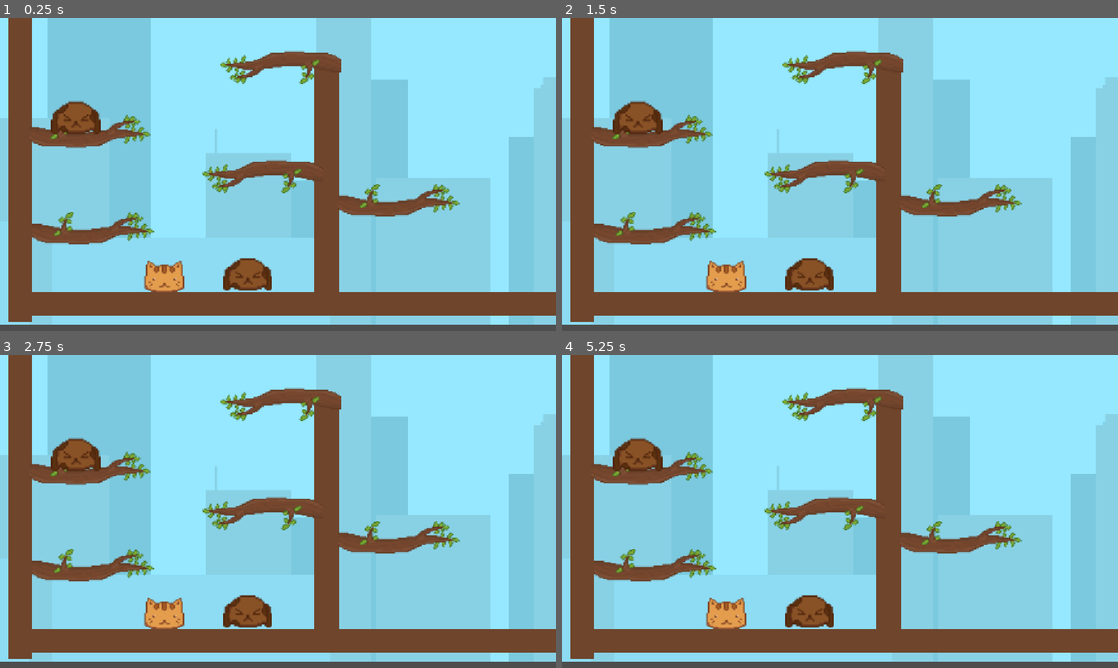
Above: before the commit, frames 1-4 (two rows, left to right).
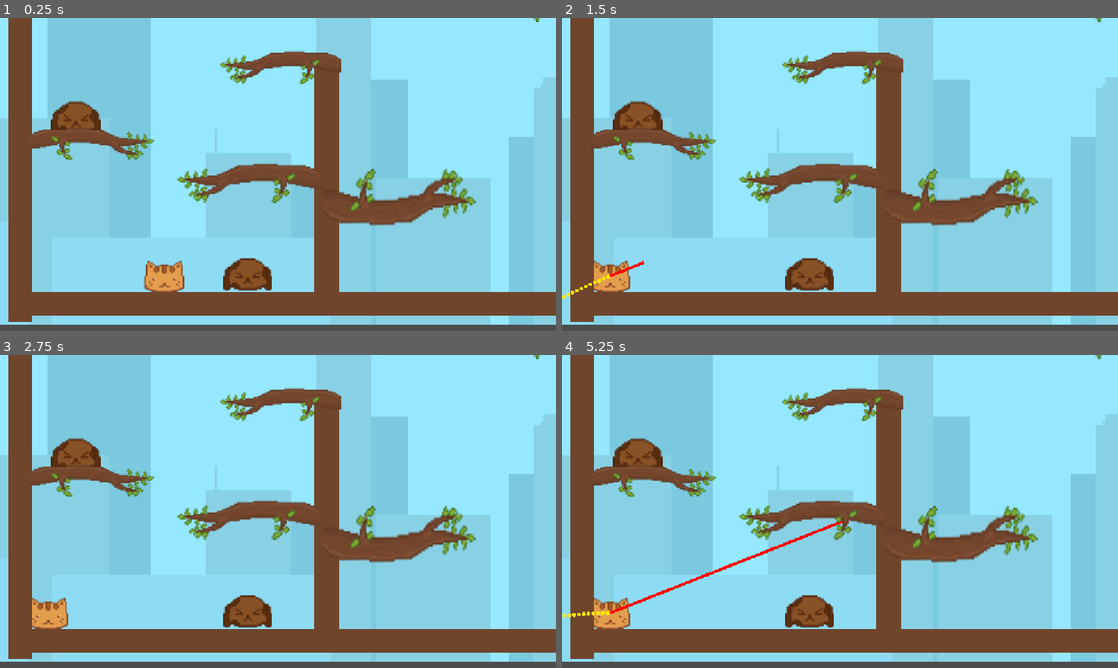
Above: after the commit, the same moments.

Repository: Michael-Schneider97/Purrkour
Game: Godot game, scene res://dragandlaunch.tscn
Same seed, same stepped clock (60 frames per second), same inputs: the game is played once before the commit and once after it.
Inputs (mouse positions are in pixels of both pictures, inside the frame that each line leads up to):
- Up to frame 1 (0.25 s): no input
- Up to frame 2 (1.5 s): tap Enter at 0.5 s; move the mouse to (962, 158) at 0.52 s; click (962, 158) at 0.67 s; tap Space at 1.25 s; drag from (728, 190) to (812, 271) at 1.27 s
- Up to frame 3 (2.75 s): move the mouse to (333, 442) at 2.02 s; click (333, 442) at 2.17 s
- Up to frame 4 (5.25 s): tap Enter at 2.75 s; drag from (812, 574) to (673, 464) at 2.77 s; move the mouse to (1006, 558) at 3.52 s; click (1006, 558) at 3.67 s; tap Space at 4.25 s; drag from (673, 464) to (812, 608) at 4.27 s; move the mouse to (867, 511) at 5.02 s; click (867, 511) at 5.17 s

The runs differ from the first frame. In frame 1, 5.2% of the frame differs, in the area x 5-98%, y 0-73%; in frame 2, 6.5%; in frame 3, 6.5%; in frame 4, 6.9%, in the area x 0-98%, y 0-88%.
Error before the commit: Parse Error: Preload file "res://dot.png" does not exist. (res://scripts/cat.gd:19)

Commit message:
fixed some of the branch hit boxes

Diff:
--- a/Prototype_Launch_v002/branch_1.tscn
+++ b/Prototype_Launch_v002/branch_1.tscn
@@ -1,6 +1,6 @@
 [gd_scene format=3 uid="uid://v6hkfarbrg8f"]
 
-[ext_resource type="Texture2D" uid="uid://cue0wnuvocs7w" path="res://assets/Screenshot_2026-10-03_at_5.42.01_PM-removebg-preview.png" id="1_5oa8f"]
+[ext_resource type="Texture2D" uid="uid://bnqw3tjmdj0c8" path="res://assets/branch 3 cats long.png" id="1_5oa8f"]
 
 [sub_resource type="RectangleShape2D" id="RectangleShape2D_dea21"]
 size = Vector2(407, 21.5)
@@ -8,8 +8,8 @@
 [node name="Branch1" type="StaticBody2D" unique_id=1219924473]
 
 [node name="Sprite2D" type="Sprite2D" parent="." unique_id=1112887513]
-position = Vector2(90, 240)
-scale = Vector2(0.7960064, 0.57201046)
+position = Vector2(45, 290)
+scale = Vector2(4.6417103, 4.098505)
 texture = ExtResource("1_5oa8f")
 
 [node name="CollisionShape2D" type="CollisionShape2D" parent="." unique_id=284578608]
--- a/Prototype_Launch_v002/dragandlaunch.tscn
+++ b/Prototype_Launch_v002/dragandlaunch.tscn
@@ -6,6 +6,7 @@
 [ext_resource type="Texture2D" uid="uid://bgf0urpvkw8cb" path="res://assets/inf151_concept_background.png" id="7_0shoj"]
 [ext_resource type="PackedScene" uid="uid://beimu7rgdhtg5" path="res://lost_pet.tscn" id="7_5hl24"]
 [ext_resource type="PackedScene" uid="uid://kig5uc50uhbs" path="res://win_screen.tscn" id="7_5lan0"]
+[ext_resource type="PackedScene" uid="uid://v6hkfarbrg8f" path="res://branch_1.tscn" id="8_0shoj"]
 [ext_resource type="PackedScene" uid="uid://b5v0vevyfx3me" path="res://winTrigger.tscn" id="8_5lan0"]
 
 [sub_resource type="RectangleShape2D" id="RectangleShape2D_dea21"]
@@ -15,44 +16,31 @@
 
 [node name="Cat" parent="." unique_id=708037495 groups=["Player"] instance=ExtResource("1_a8u4a")]
 
-[node name="Branch3" type="StaticBody2D" parent="." unique_id=548935424]
-position = Vector2(-39, -241)
-
-[node name="Sprite2D" type="Sprite2D" parent="Branch3" unique_id=343356009]
-position = Vector2(261.22784, 226.30156)
-rotation = 3.1415927
-scale = Vector2(5.24433, 4.99858)
-texture = ExtResource("2_a8u4a")
-
-[node name="CollisionShape2D" type="CollisionShape2D" parent="Branch3" unique_id=1251564968]
-position = Vector2(130, 197)
-shape = SubResource("RectangleShape2D_dea21")
-
-[node name="StaticBody2D3" parent="." unique_id=1099579288 instance=ExtResource("4_dea21")]
+[node name="Floor" parent="." unique_id=1099579288 instance=ExtResource("4_dea21")]
 position = Vector2(1465, 688)
 scale = Vector2(150, 5)
 
-[node name="StaticBody2D8" parent="." unique_id=705053466 instance=ExtResource("4_dea21")]
+[node name="Ceiling" parent="." unique_id=705053466 instance=ExtResource("4_dea21")]
 position = Vector2(1428, -2196)
 scale = Vector2(150, 5)
 
-[node name="StaticBody2D6" parent="." unique_id=1395762892 instance=ExtResource("4_dea21")]
+[node name="Floor2" parent="." unique_id=1395762892 instance=ExtResource("4_dea21")]
 position = Vector2(887.9999, -1063.0001)
 scale = Vector2(100, 5)
 
-[node name="StaticBody2D4" parent="." unique_id=823149707 instance=ExtResource("4_dea21")]
+[node name="LeftWall" parent="." unique_id=823149707 instance=ExtResource("4_dea21")]
 position = Vector2(-66, -736)
 scale = Vector2(5, 150)
 
-[node name="StaticBody2D7" parent="." unique_id=1250587272 instance=ExtResource("4_dea21")]
+[node name="RightWall" parent="." unique_id=1250587272 instance=ExtResource("4_dea21")]
 position = Vector2(2927, -731)
 scale = Vector2(5, 150)
 
-[node name="StaticBody2D5" parent="." unique_id=537936960 instance=ExtResource("4_dea21")]
+[node name="MiddWall" parent="." unique_id=537936960 instance=ExtResource("4_dea21")]
 position = Vector2(1203, 170.00006)
 scale = Vector2(5, 50)
 
-[node name="StaticBody2D9" parent="." unique_id=1662505058 instance=ExtResource("4_dea21")]
+[node name="TopMidWall" parent="." unique_id=1662505058 instance=ExtResource("4_dea21")]
 position = Vector2(1881, -1085)
 scale = Vector2(5, 50)
 
@@ -74,73 +62,6 @@
 position = Vector2(-25, -1387)
 scale = Vector2(6.6078243, 6.8011847)
 
-[node name="Branch4" type="StaticBody2D" parent="." unique_id=322417935]
-position = Vector2(-20, 160)
-
-[node name="Sprite2D" type="Sprite2D" parent="Branch4" unique_id=1939183590]
-position = Vector2(255, 226.302)
-rotation = 3.1415927
-scale = Vector2(5.24433, 4.99858)
-texture = ExtResource("2_a8u4a")
-
-[node name="CollisionShape2D" type="CollisionShape2D" parent="Branch4" unique_id=922161223]
-position = Vector2(130, 197)
-shape = SubResource("RectangleShape2D_dea21")
-
-[node name="Branch5" type="StaticBody2D" parent="." unique_id=1843530412]
-position = Vector2(1198, 376)
-rotation = 3.1415927
-
-[node name="Sprite2D" type="Sprite2D" parent="Branch5" unique_id=48805121]
-position = Vector2(261.22784, 226.30156)
-rotation = 3.1415927
-scale = Vector2(5.24433, 4.99858)
-texture = ExtResource("2_a8u4a")
-
-[node name="CollisionShape2D" type="CollisionShape2D" parent="Branch5" unique_id=1789026479]
-position = Vector2(130, 197)
-shape = SubResource("RectangleShape2D_dea21")
-
-[node name="Branch6" type="StaticBody2D" parent="." unique_id=2003042895]
-position = Vector2(1818, -1790)
-
-[node name="Sprite2D" type="Sprite2D" parent="Branch6" unique_id=814429561]
-position = Vector2(261.22784, 226.30156)
-rotation = 3.1415927
-scale = Vector2(5.24433, 4.99858)
-texture = ExtResource("2_a8u4a")
-
-[node name="CollisionShape2D" type="CollisionShape2D" parent="Branch6" unique_id=1013421981]
-position = Vector2(130, 197)
-shape = SubResource("RectangleShape2D_dea21")
-
-[node name="Branch7" type="StaticBody2D" parent="." unique_id=1835064056]
-position = Vector2(1915, -833)
-
-[node name="Sprite2D" type="Sprite2D" parent="Branch7" unique_id=1743529455]
-position = Vector2(261.22784, 226.30156)
-rotation = 3.1415927
-scale = Vector2(5.24433, 4.99858)
-texture = ExtResource("2_a8u4a")
-
-[node name="CollisionShape2D" type="CollisionShape2D" parent="Branch7" unique_id=936151861]
-position = Vector2(130, 197)
-shape = SubResource("RectangleShape2D_dea21")
-
-[node name="Branch8" type="StaticBody2D" parent="." unique_id=1979393543]
-position = Vector2(2899, 242)
-rotation = 3.1415927
-
-[node name="Sprite2D" type="Sprite2D" parent="Branch8" unique_id=1831042773]
-position = Vector2(261.228, 200)
-rotation = 3.1415927
-scale = Vector2(5.24433, 4.99858)
-texture = ExtResource("2_a8u4a")
-
-[node name="CollisionShape2D" type="CollisionShape2D" parent="Branch8" unique_id=2116858032]
-position = Vector2(130, 197)
-shape = SubResource("RectangleShape2D_dea21")
-
 [node name="Branch9" type="StaticBody2D" parent="." unique_id=2041006645]
 position = Vector2(1273, -75)
 rotation = 3.1415927
@@ -152,19 +73,6 @@
 texture = ExtResource("2_a8u4a")
 
 [node name="CollisionShape2D" type="CollisionShape2D" parent="Branch9" unique_id=533179788]
-position = Vector2(130, 197)
-shape = SubResource("RectangleShape2D_dea21")
-
-[node name="Branch10" type="StaticBody2D" parent="." unique_id=192179411]
-position = Vector2(1242, 44)
-
-[node name="Sprite2D" type="Sprite2D" parent="Branch10" unique_id=1627834444]
-position = Vector2(261.22784, 226.30156)
-rotation = 3.1415927
-scale = Vector2(5.24433, 4.99858)
-texture = ExtResource("2_a8u4a")
-
-[node name="CollisionShape2D" type="CollisionShape2D" parent="Branch10" unique_id=978863521]
 position = Vector2(130, 197)
 shape = SubResource("RectangleShape2D_dea21")
 
@@ -205,10 +113,6 @@
 scale = Vector2(5.24433, 4.99858)
 texture = ExtResource("2_a8u4a")
 
-[node name="CollisionShape2D" type="CollisionShape2D" parent="Branch13" unique_id=1038970714]
-position = Vector2(175.25, 210.625)
-shape = SubResource("RectangleShape2D_dea21")
-
 [node name="LostPet5" parent="." unique_id=451098024 instance=ExtResource("7_5hl24")]
 position = Vector2(146.00012, -1791)
 
@@ -218,4 +122,32 @@
 scale = Vector2(2.3786457, 2.8249998)
 texture = ExtResource("7_0shoj")
 
+[node name="Branches" type="Node" parent="." unique_id=1459094198]
+
+[node name="Branch5" parent="Branches" unique_id=1219924473 instance=ExtResource("8_0shoj")]
+position = Vector2(2202.9998, -1411.9999)
+rotation = -0.02922871
+scale = Vector2(-1.1083069, 2.6068358)
+skew = 0.017881155
+
+[node name="Branch1" parent="Branches" unique_id=1107031445 instance=ExtResource("8_0shoj")]
+position = Vector2(821, -244.00009)
+scale = Vector2(1.3455971, 1.44)
+
+[node name="Branch3" parent="Branches" unique_id=1279191805 instance=ExtResource("8_0shoj")]
+position = Vector2(2584.0002, -471)
+rotation = 3.1415925
+scale = Vector2(-1.3176744, -1.7499874)
+
+[node name="Branch2" parent="Branches" unique_id=1841133634 instance=ExtResource("8_0shoj")]
+position = Vector2(282.00003, -333)
+rotation = -3.1415927
+scale = Vector2(1.1599988, -1.2)
+
+[node name="Branch4" parent="Branches" unique_id=924601864 instance=ExtResource("8_0shoj")]
+position = Vector2(1573, 864.99976)
+rotation = 3.1297126
+scale = Vector2(1.4169266, 2.069484)
+skew = 0.0051443577
+
 [connection signal="body_entered" from="winTrigger" to="winTrigger" method="_on_body_entered"]
--- a/Prototype_Launch_v002/scripts/cat.gd
+++ b/Prototype_Launch_v002/scripts/cat.gd
@@ -16,7 +16,7 @@
 
 # Setup line visual style
 func _ready() -> void:
-	var img = preload("res://dot.png")
+	var img = preload("res://assets/dot.png")
 	trajectory_line.hide()
 	trajectory_line.width = 20.0
 	trajectory_line.default_color = Color.YELLOW
